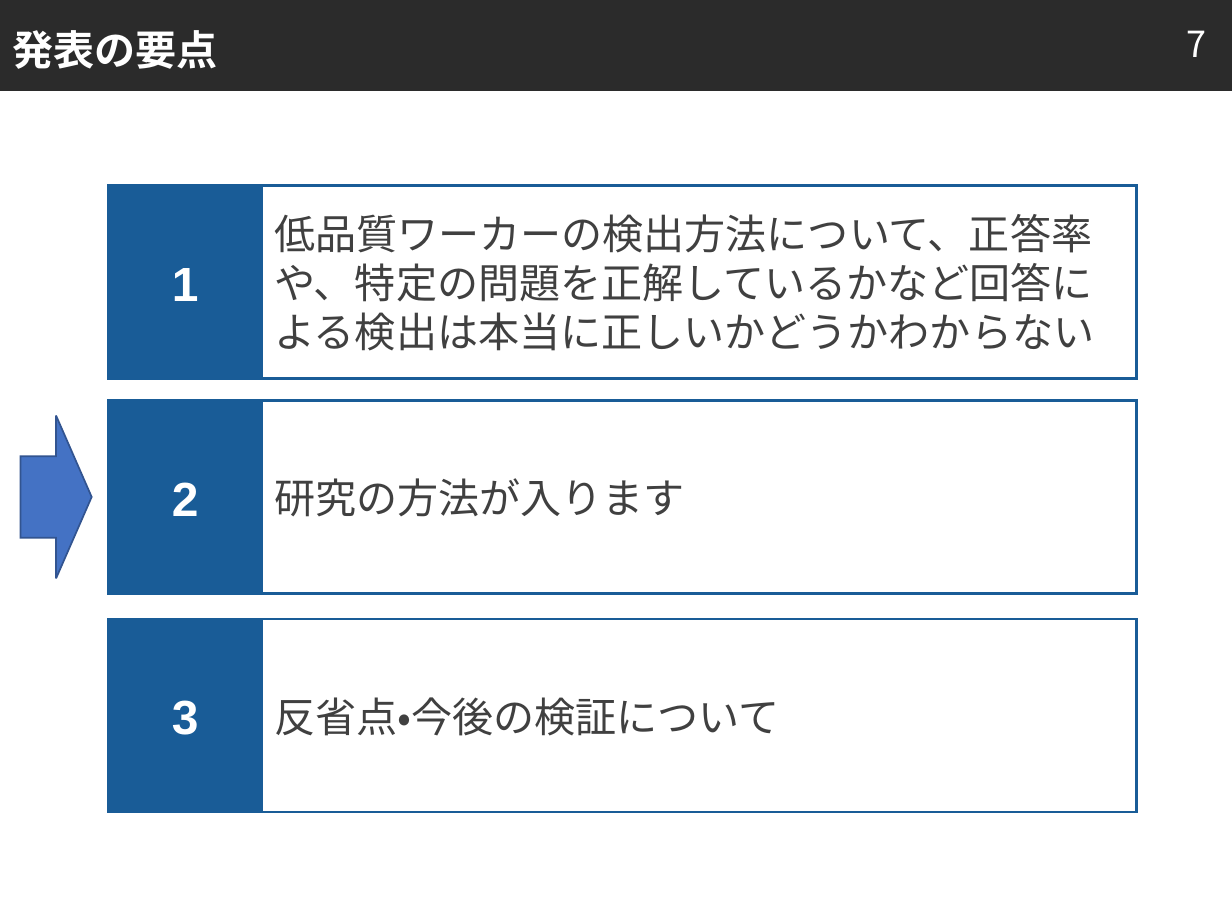
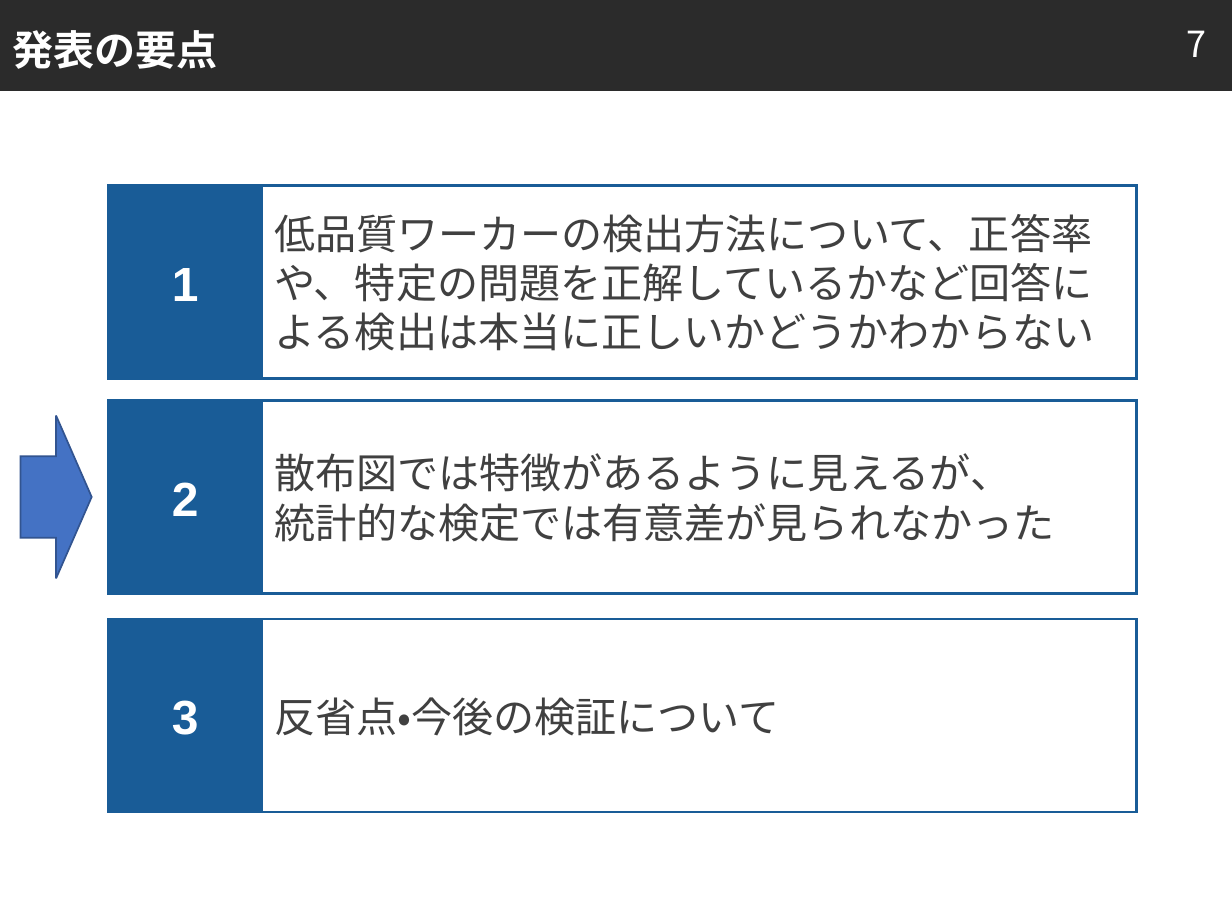
Before and after one commit to tomoya-mikami/task2, a slide deck: slide 7 of slide/presentation.pptx. Drawn at 1232x924 pixels with LibreOffice and Linux fonts; fonts in the diff are those of the drawing; background and template pictures are left out; a plain dark background stands for a picture behind light text. Boxes give left, top, right and bottom in pixels: in the first picture for what was removed or moved away, otherwise in the second. Text is boxed around its words. In the diff, an @@ line names an element or a change of style, - is before the commit and + after.

```diff
--- a/slide/presentation.pptx
+++ b/slide/presentation.pptx
@@ text in rectangle at <box>274,453,1054,542</box>: text changed @@
-研究の方法が入ります
+散布図では特徴があるように見えるが、
+統計的な検定では有意差が見られなかった
```
Also in this commit, not shown: 7 other slides changed, 6 slides added, 5 other files.
